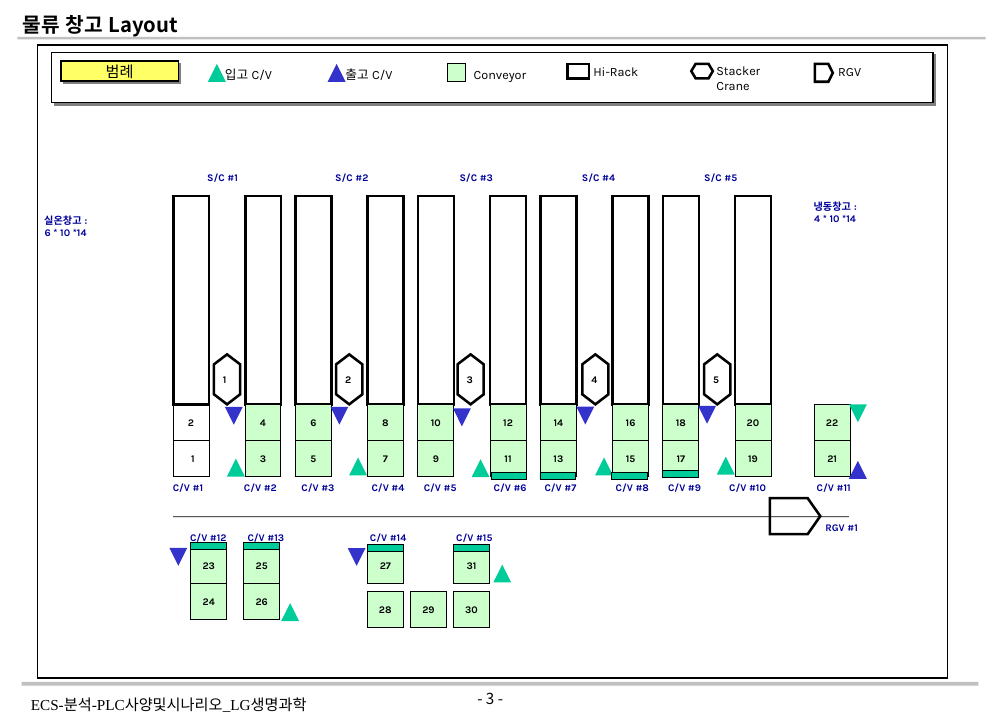
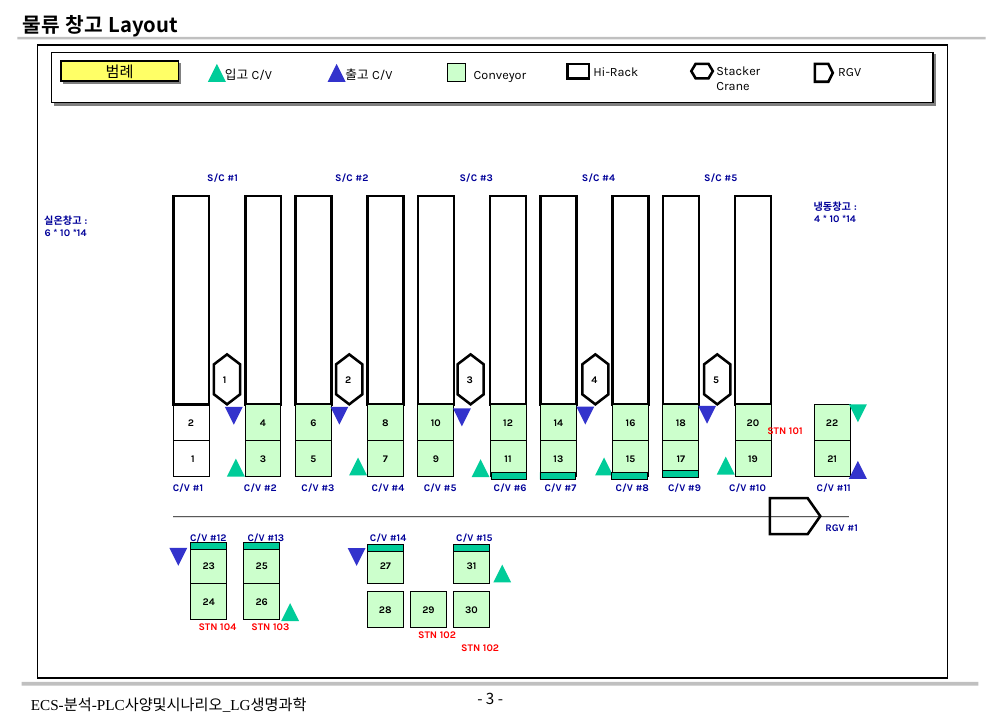
Before and after one commit to yeorijby-coder/LGLS_ALL, a slide deck: slide 3 of ECS-분석-PLC사양및시나리오_LG생명과학_V1.4_20260819.pptx. Drawn at 1008x723 pixels with LibreOffice and Linux fonts; fonts in the diff are those of the drawing; background and template pictures are left out. Boxes give left, top, right and bottom in pixels: in the first picture for what was removed or moved away, otherwise in the second. Text is boxed around its words. In the diff, an @@ line names an element or a change of style, - is before the commit and + after.

```diff
--- a/ECS-분석-PLC사양및시나리오_LG생명과학_V1.4_20260819.pptx
+++ b/ECS-분석-PLC사양및시나리오_LG생명과학_V1.4_20260819.pptx
@@ text added at [767,425,803,437], 8 pt, text #FF0000, bold @@
+STN 101
@@ text added at [199,623,236,630], 8 pt, text #FF0000, bold @@
+STN 104
@@ text added at [251,623,289,630], 8 pt, text #FF0000, bold @@
+STN 103
@@ text added at [418,631,456,638], 8 pt, text #FF0000, bold @@
+STN 102
@@ text added at [461,644,499,651], 8 pt, text #FF0000, bold @@
+STN 102
```
Also in this commit, not shown: 1 other slide changed.
